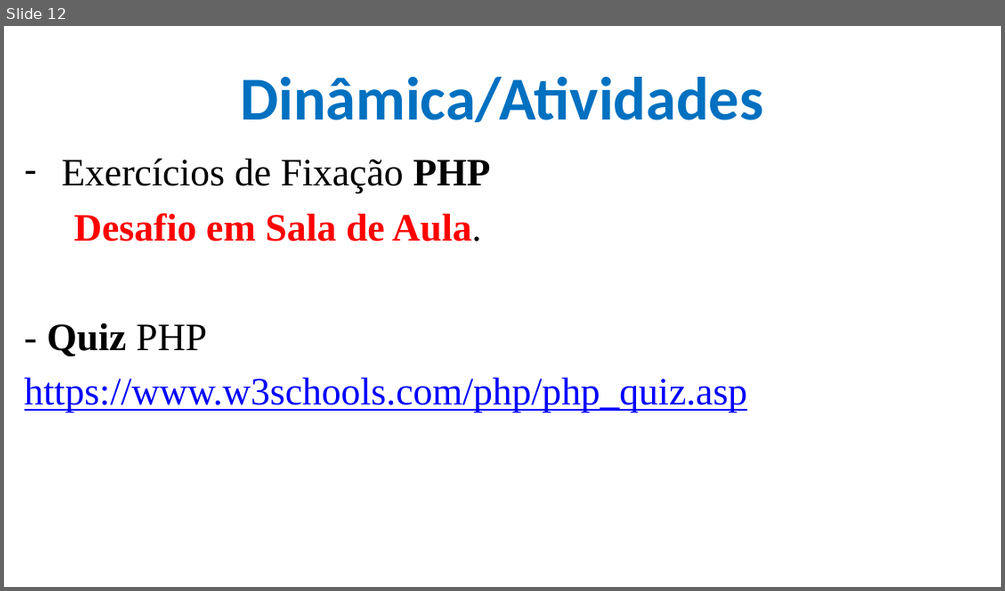
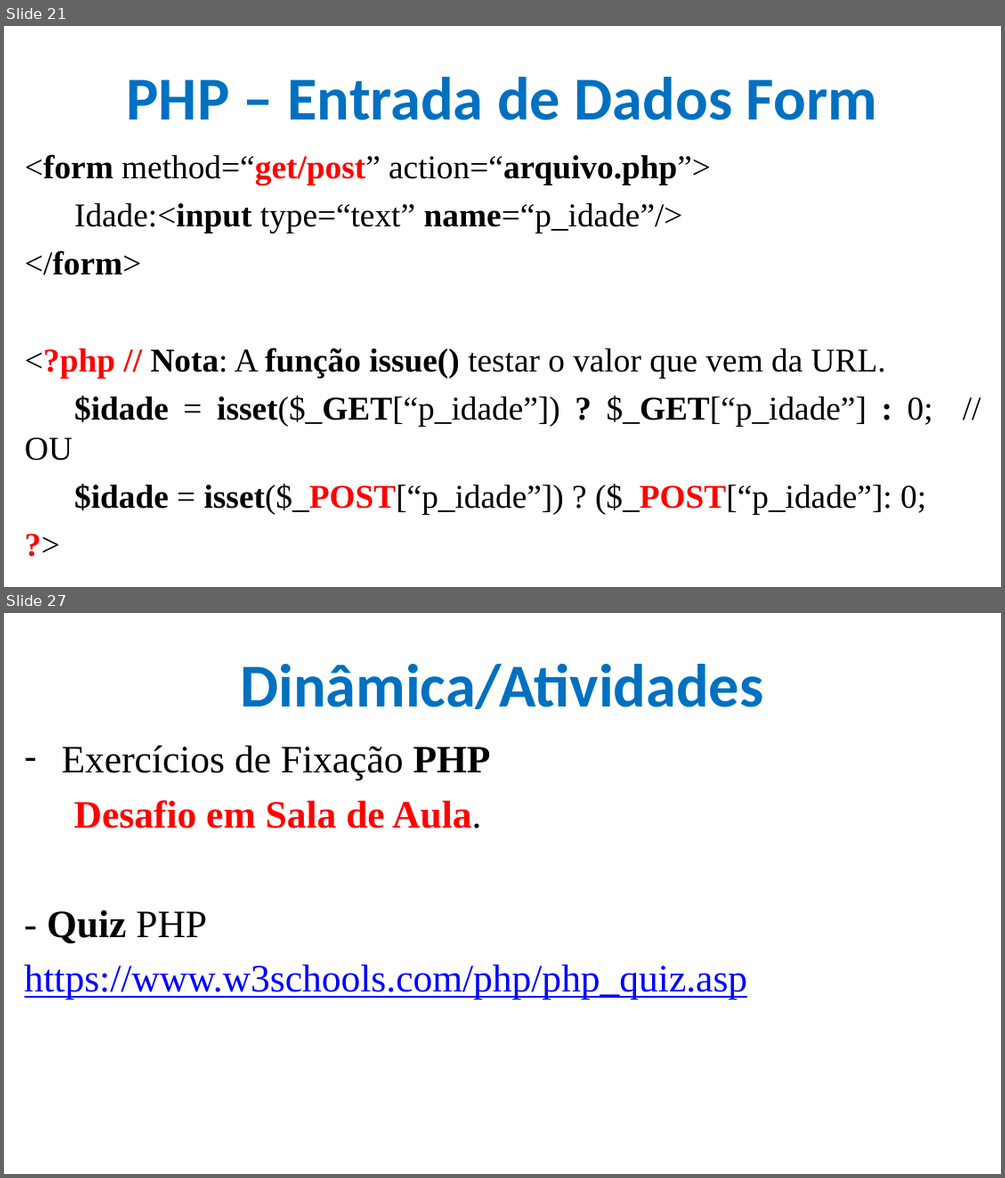
Before and after one commit to CloudEducationBrazil/WydenDesenvolvimentoWebPHP, a slide deck: 01 Classes/Aula 11 e 12 Desenvolvimento Web PHP - PHP.pptx. Shown one above the other, each under a label of ours: slide 12 before the commit, slides 21 and 27 after it; the slides between them are not shown. The pictures are 1005x591 and 1005x1178 pixels, drawn with LibreOffice and Linux fonts; fonts in the diff are those of the drawing; background and template pictures are left out. Boxes give left, top, right and bottom in pixels: in the first picture for what was removed or moved away, otherwise in the second. Text is boxed around its words. In the diff, an @@ line names an element or a change of style, - is before the commit and + after.

```diff
--- a/01 Classes/Aula 11 e 12 Desenvolvimento Web PHP - PHP.pptx
+++ b/01 Classes/Aula 11 e 12 Desenvolvimento Web PHP - PHP.pptx
@@ slide 21 added at (x1=4, y1=26, x2=1001, y2=587), background picture (left out) @@
@@ title added at (x1=127, y1=77, x2=877, y2=120), 44 pt, text #0070C0, bold @@
+PHP – Entrada de Dados Form
@@ text added at (x1=24, y1=154, x2=933, y2=514), 24 pt, text #000000 @@
+<form method=“get/post” action=“arquivo.php”>
+Idade:<input type=“text” name=“p_idade”/>
+</form>
+<?php // Nota: A função issue() testar o valor que vem da URL.
+$idade = isset($_GET[“p_idade”]) ? $_GET[“p_idade”] : 0; // OU
+$idade = isset($_POST[“p_idade”]) ? ($_POST[“p_idade”]: 0;
+?>
@@ what was slide 12 is now slide 27 @@
```
Also in this commit, not shown: 10 slides changed, 14 other slides added, 1 other file.
